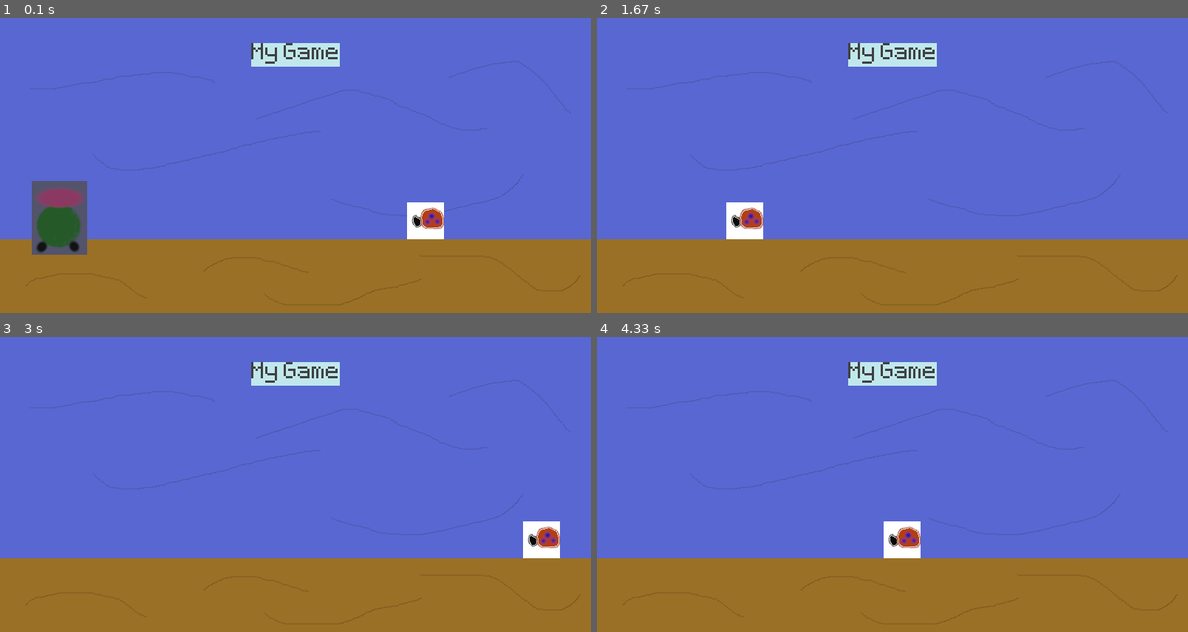
Above: before the commit, frames 1-4 (two rows, left to right).
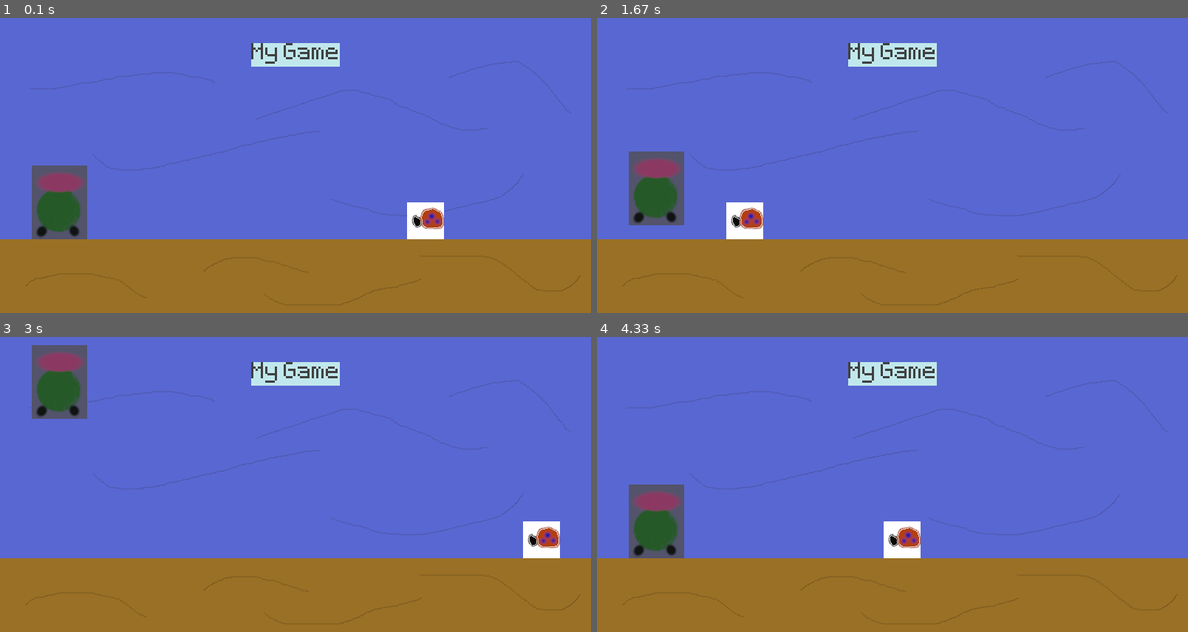
Above: after the commit, the same moments.

Repository: IdleDiamond/ytPygame
Game: pygame game, started from firstTry.py
The game is run twice, just before and just after one commit, with the same random seed, the same clock (stepped at 60 frames per second) and the same inputs.
Inputs (mouse positions are in pixels of both pictures, inside the frame that each line leads up to):
- Up to frame 1 (0.1 s): no input
- Up to frame 2 (1.67 s): press the mouse at (656, 200) at 0.37 s; move the mouse to (762, 141) at 0.47 s; release the mouse at (868, 85) at 0.6 s; tap Space at 0.67 s; press the mouse at (656, 200) at 1.03 s; move the mouse to (821, 162) at 1.13 s; release the mouse at (987, 124) at 1.27 s
- Up to frame 3 (3 s): tap Space at 1.83 s; press the mouse at (59, 519) at 2.7 s; move the mouse to (248, 490) at 2.8 s; release the mouse at (443, 457) at 2.93 s
- Up to frame 4 (4.33 s): press the mouse at (656, 519) at 3.53 s; move the mouse to (685, 502) at 3.63 s; release the mouse at (715, 487) at 3.77 s

The runs differ from the first frame. In frame 1, 1.9% of the frame differs, in the area x 5-15%, y 50-81%; in frame 2, 2.3%, in the area x 5-15%, y 45-71%; in frame 3, 2.3%; in frame 4, 2.3%.

Commit message:
End screen section

Diff:
--- a/firstTry.py
+++ b/firstTry.py
@@ -15,7 +15,7 @@
 pygame.display.set_caption('Runner')
 clock = pygame.time.Clock()
 test_font = pygame.font.Font('fonts/Pixeltype.ttf',50)
-
+game_active = True
 
 sky_surface = pygame.image.load('graphics/Sky.png').convert()
 ground_surface = pygame.image.load('graphics/Ground.png').convert()
@@ -37,44 +37,64 @@
             pygame.quit()
             exit()
         if event.type == pygame.KEYDOWN:
-            if event.key == pygame.K_SPACE:
+            if event.key == pygame.K_SPACE and player_rect.bottom == 300:
                 player_gravity = -20
 
         if event.type == pygame.KEYUP:
             print("Key up")
 
+        if event.type == pygame.MOUSEMOTION:
+            if player_rect.collidepoint(event.pos):
+                print("Collision event")
 
+        if event.type == pygame.MOUSEBUTTONDOWN:
+            if player_rect.collidepoint(event.pos) and player_rect.bottom == 300:
+                player_gravity = -20
+                print("Collision event")
 
-            """
-        if event.type == pygame.MOUSEBUTTONDOWN:
             print("mouse down")
-            """
 
-    screen.blit(sky_surface, (0,0))
-    screen.blit(ground_surface, (0,300))
+    if game_active:
+        screen.blit(sky_surface, (0,0))
+        screen.blit(ground_surface, (0,300))
 
-    pygame.draw.rect(screen, 0xc0e8ec , score_rect)
-    pygame.draw.rect(screen, 0xc0e8ec , score_rect, 10)
-    screen.blit(score_surf,(score_rect))
+        pygame.draw.rect(screen, 0xc0e8ec , score_rect)
+        pygame.draw.rect(screen, 0xc0e8ec , score_rect, 10)
+        screen.blit(score_surf,(score_rect))
+
+        """
+        snail_x_pos -= 4
+        if snail_x_pos < -50:
+            snail_x_pos = 775
+        screen.blit(snail_surface, (snail_x_pos,250))
+        """
+
+        snail_rect.right -= 4
+        if snail_rect.right < 0:
+            snail_rect.right = 850
+        screen.blit(snail_surface, snail_rect)
+
+        #player
+        player_gravity += 1
+        player_rect.y += player_gravity
+        if player_rect.bottom >= 300:
+            player_rect.bottom = 300
+
+        screen.blit(player_surf, player_rect)
+
+        # collision
+        if snail_rect.colliderect(player_rect):
+            game_active = False
+            #pygame.quit()
+            #exit()
+
+    else:
+        screen.fill((200,200,200))
 
 
 
-    """
-    snail_x_pos -= 4
-    if snail_x_pos < -50:
-        snail_x_pos = 775
-    screen.blit(snail_surface, (snail_x_pos,250))
-    """
-
-    snail_rect.right -= 4
-    if snail_rect.right < 0:
-        snail_rect.right = 850
-    screen.blit(snail_surface, snail_rect)
-
-    #player
-    player_gravity += 1
-    player_rect.y += player_gravity
-    screen.blit(player_surf, player_rect)
+    pygame.display.update()
+    clock.tick(60)
 
 
 
@@ -94,6 +114,3 @@
     if player_rect.collidepoint(mouse_pos):
         print(pygame.mouse.get_pressed())
     """
-
-    pygame.display.update()
-    clock.tick(60)
